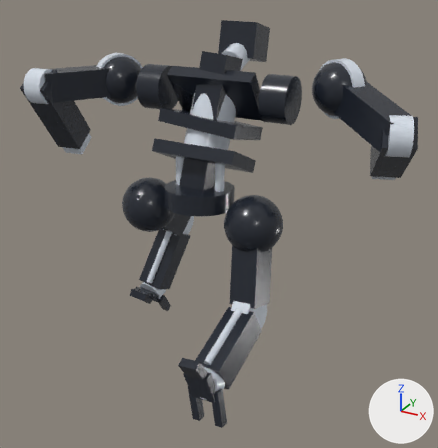
Before and after pictures for a commit that changed the glTF model assets/models/innerframe_run_cycle.glb.
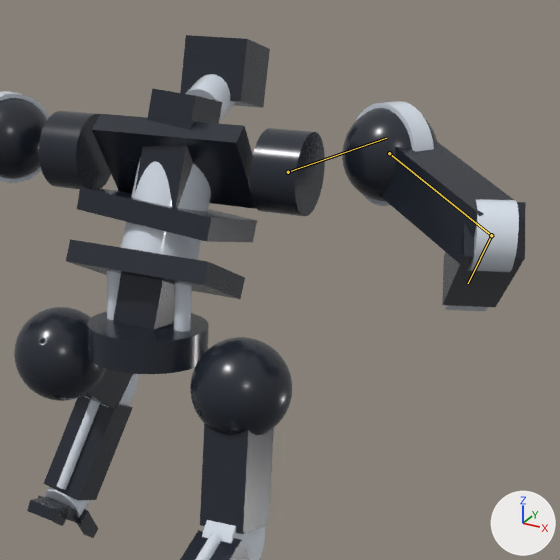
There are two pictures of each version: one whole from a camera (50 mm lens) standing at (1.837, -3.086, 2.58) and looking at (0.117, 0.041, 1.017), one close up on the part from 26% to 100% of the width and 0% to 72% of the height. The axes (+X, +Y, +Z) are drawn at lower right. The lights are the same throughout. The first two pictures are the older version. Both versions are drawn at frame 72 of the action 'Run_C2_Loop'; the numbers are the values there. The bones that change are drawn over the model as lines in the close-ups.

Names of what the first close-up shows: 'arm_r_elbow_disc', 'arm_r_forearm_frame', 'arm_r_hand_block', 'arm_r_shoulder_bolt', 'arm_r_shoulder_joint', 'arm_r_upper_arm', 'body_rib_low', 'body_rib_mid', 'body_rib_top', 'body_socket_r', 'body_spine', 'body_waist', 'head_skull', 'leg_l_hip_joint', 'leg_r_hip_joint', 'leg_r_thigh_frame' and 19 more.
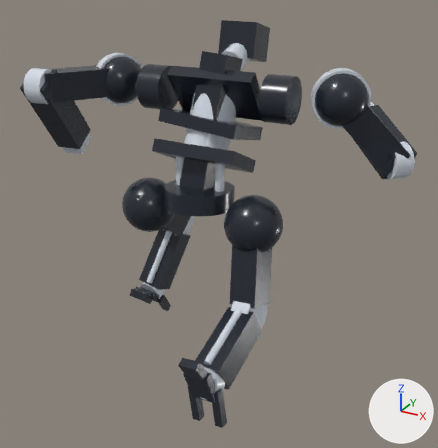
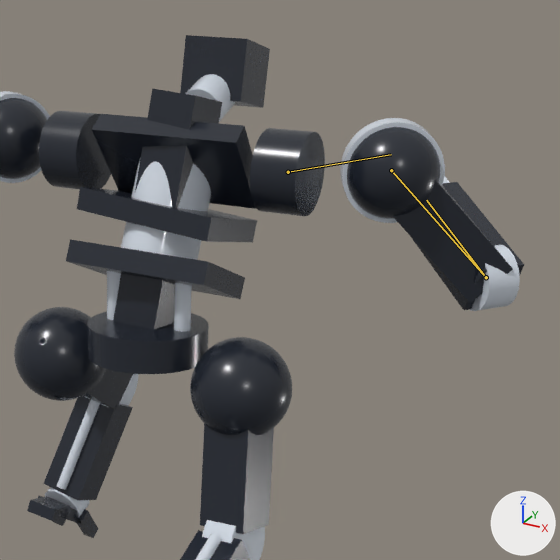
Commit message: run cycle SHIP19: mirror right arm half-cycle, swing symmetric

Location of each change, (x1, y1, x2, y2) in pixels of the close-ups (560 x 560 px):
'arm_r_upper_arm', posed: before (379, 141, 514, 264); after (393, 180, 513, 303)
'arm_r_shoulder_joint', posed: before (342, 108, 437, 201); after (347, 127, 440, 219)
'arm_r_forearm_frame', posed: before (442, 202, 526, 307); after (410, 182, 524, 310)
'arm_r_elbow_disc', posed: before (468, 199, 519, 272); after (469, 245, 520, 311)
'arm_r_shoulder_bolt', posed (32% wider): before (355, 101, 434, 206); after (340, 118, 445, 223)
'arm_r_hand_block', posed (mostly hidden): before (445, 305, 488, 311); after (443, 176, 450, 183)
bone 'Inner_CollarR', root to tip: before (288, 172) to (386, 138); after (288, 172) to (391, 154)
bone 'Inner_ShoulderR', root to tip: before (389, 153) to (491, 235); after (391, 170) to (486, 277)
bone 'Inner_ElbowR', root to tip: before (491, 235) to (468, 283); after (486, 277) to (426, 200)

The change in detail:
Bone 'Inner_CollarR' (bone_inner_collarr) turns from (-34, -138, 33) to (-22, -135, 27) degrees about its own x, y and z.
Bone 'Inner_ShoulderR' (bone_inner_shoulderr) turns from (121, 28, -24) to (36, 101, -122) degrees about its own x, y and z.
Bone 'Inner_ElbowR' (bone_inner_elbowr) turns from (52, -12, -143) to (-1, -43, -120) degrees about its own x, y and z.
